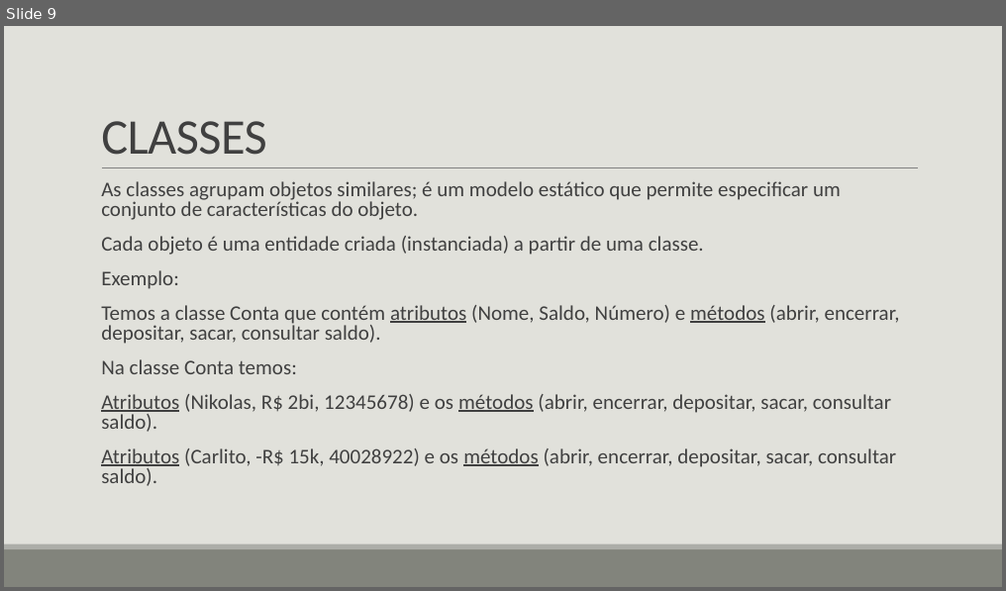
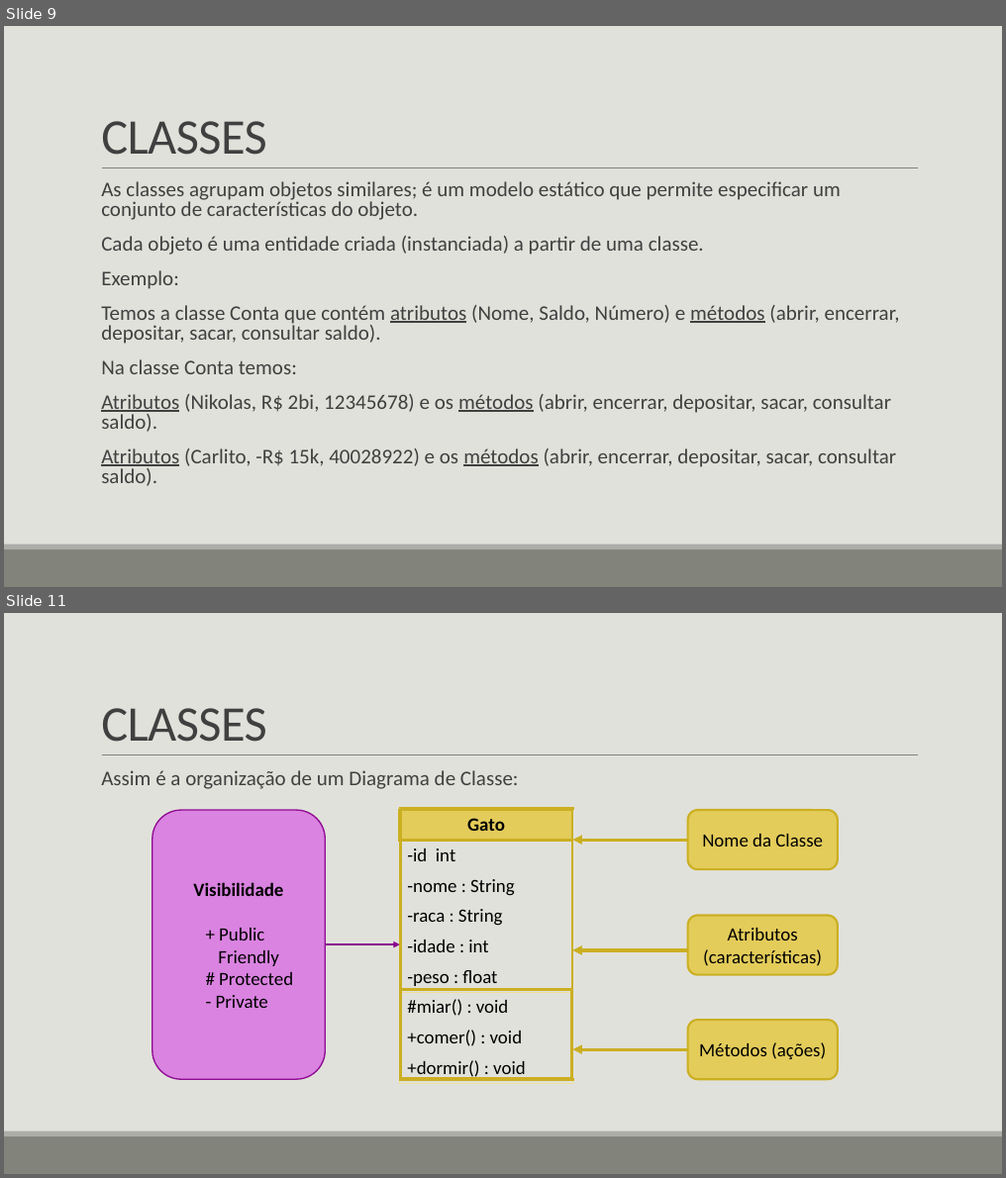
Before and after one commit to LucasHerculanoAmaro/Minhas-Aulas, a slide deck: Euripedes Simões de Paula/Java/Programação Orientada a Objetos/Programação Orientada a Objetos.pptx. Shown one above the other, each under a label of ours: slide 9 before the commit, slides 9 and 11 after it; the slides between them are not shown. The pictures are 1006x591 and 1006x1178 pixels, drawn with LibreOffice and Linux fonts; fonts in the diff are those of the drawing. Boxes give left, top, right and bottom in pixels: in the first picture for what was removed or moved away, otherwise in the second. Text is boxed around its words. In the diff, an @@ line names an element or a change of style, - is before the commit and + after.

```diff
--- a/Euripedes Simões de Paula/Java/Programação Orientada a Objetos/Programação Orientada a Objetos.pptx
+++ b/Euripedes Simões de Paula/Java/Programação Orientada a Objetos/Programação Orientada a Objetos.pptx
@@ slide 11 added at (4, 613, 1002, 1174), background #E1E1DB; not listed: 3 template elements that a slide beside it also shows @@
@@ title added at (101, 708, 267, 742), 48 pt, text #404040 @@
+CLASSES
@@ text added at (101, 770, 519, 789), 20 pt, text #404040 @@
+  Assim é a organização de um Diagrama de Classe:
@@ rounded rectangle added at (152, 810, 325, 1079), fill #DA83E1, outline #8A038D 1.25 pt, 18 pt, text #000000 @@
+Visibilidade
+  + Public
+  Friendly
+  # Protected
+  - Private
@@ table added at (399, 810, 572, 840), 1 rows, 1 columns @@
+
@@ table added at (400, 810, 573, 1083), 9 rows, 1 columns @@
+Gato
+-id int
+-nome : String
+-raca : String
+-idade : int
+-peso : float
+#miar() : void
++comer() : void
++dormir() : void
@@ table added at (400, 809, 572, 1080), 1 rows, 1 columns @@
+
@@ rounded rectangle added at (688, 810, 838, 869), fill #E3CC5A, outline #CBAF22 2 pt, 18 pt, text #000000 @@
+Nome da Classe
@@ arrow added from (688, 840) to (573, 840), #CBAF22 3 pt @@
@@ rounded rectangle added at (688, 916, 838, 975), fill #E3CC5A, outline #CBAF22 2 pt, 18 pt, text #000000 @@
+Atributos (características)
@@ arrow added from (325, 945) to (400, 945), #8A038D 2 pt @@
@@ arrow added from (688, 951) to (573, 951), #CBAF22 3 pt @@
@@ table added at (400, 990, 571, 1079), 1 rows, 1 columns @@
+
@@ rounded rectangle added at (688, 1020, 838, 1080), fill #E3CC5A, outline #CBAF22 2 pt, 18 pt, text #000000 @@
+Métodos (ações)
@@ arrow added from (688, 1051) to (573, 1051), #CBAF22 3 pt @@
```
Also in this commit, not shown: 1 slide changed, 1 other file.
